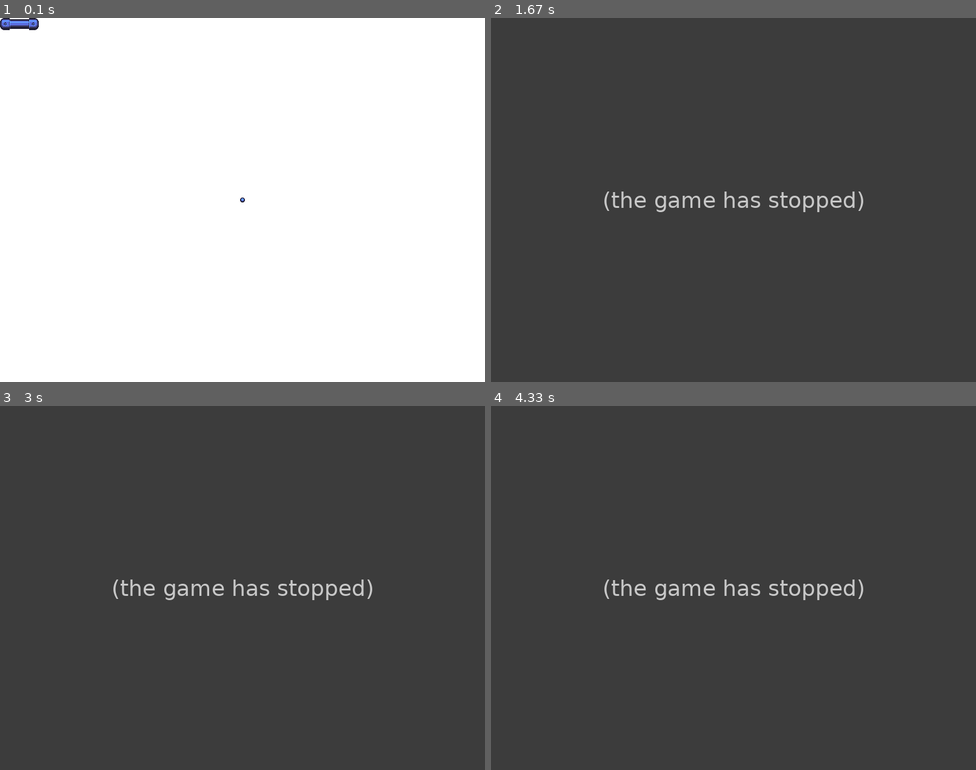
Above: before the commit, frames 1-4 (two rows, left to right).
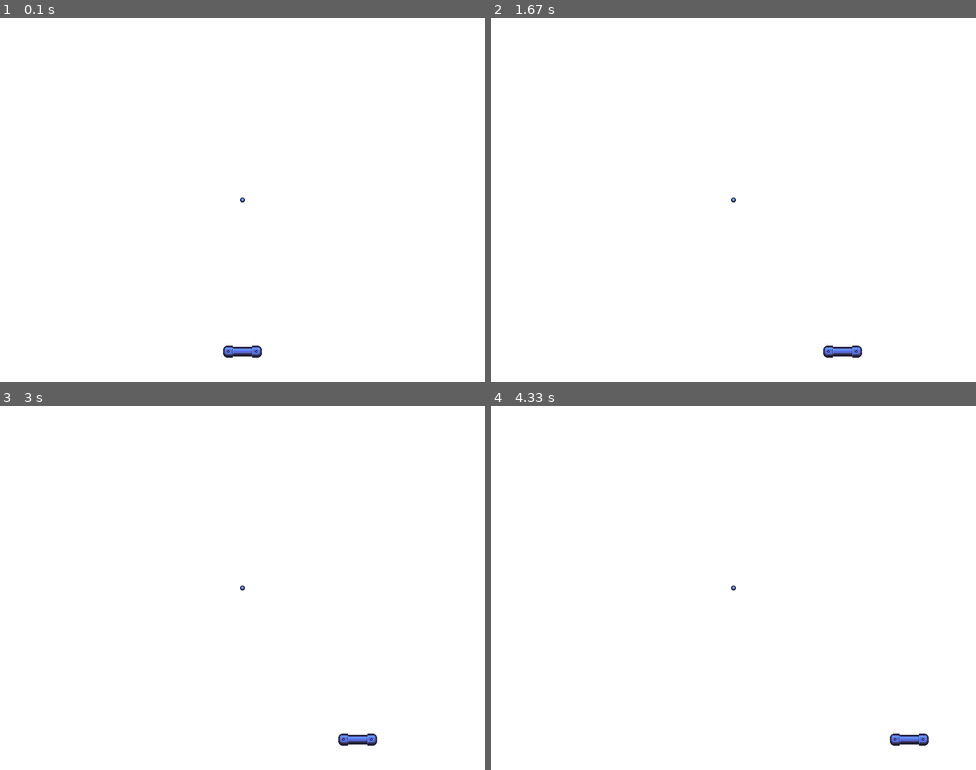
Above: after the commit, the same moments.

Repository: Kings-Crew/Gruppuppgift_pygame_projekt
Game: pygame game, started from main.py
The game is run twice, just before and just after one commit, with the same random seed, the same clock (stepped at 60 frames per second) and the same inputs.
Inputs:
- Up to frame 1 (0.1 s): no input
- Up to frame 2 (1.67 s): hold Right 0.33-0.8 s; hold Right 0.83-1.3 s; hold Left from 1.33 s (still down)
- Up to frame 3 (3 s): release Left at 1.87 s; hold Left 1.9-2.3 s; hold Right 2.33-2.97 s
- Up to frame 4 (4.33 s): hold Left 3-3.47 s; hold Right 3.5-3.97 s; hold Right from 4 s (still down)

The runs differ from the first frame. In frame 1, 0.5% of the frame differs, in the area x 0-54%, y 0-94%; in frame 2, 100%, in the area x 0-100%, y 0-100%; in frame 3, 100%; in frame 4, 100%.
Error before the commit: AttributeError: 'board' object has no attribute 'Right' (main.py line 46); the game stopped at 0.33 s (later frames are placeholders)

Commit message:
lade till board move functions osv

Diff:
--- a/main.py
+++ b/main.py
@@ -22,7 +22,23 @@
         pygame.sprite.Sprite.__init__(self)
         self.image = pygame.image.load(os.path.join(img_folder, 'breakout_piece_blue.png')).convert_alpha()
         self.rect = self.image.get_rect()#skapar en rect runt image
-        speed = 10
+        self.y_pos = HEIGHT -50
+        self.x_pos = WIDTH /2
+        self.rect.center = (self.x_pos, self.y_pos)
+        self.direction = 0
+        self.speed = 10
+    def update(self):
+        if self.x_pos < 32:
+            self.x_pos = 32
+        if self.x_pos > WIDTH -32:
+            self.x_pos = WIDTH -32
+        self.rect.center = (self.x_pos,self.y_pos)
+    def move_left(self):
+        self.x_pos -= self.speed
+        self.direction = -1
+    def move_right(self):
+        self.x_pos += self.speed
+        self.direction = 1
 
 
 class ball(pygame.sprite.Sprite):
@@ -41,12 +57,7 @@
 ball = ball()
 all_sprites.add(board,ball)#instanser av sprite classes, läggs i en gemensam group för att enkelt kunna hantera fler sprites samtidigt
 
-def handle_keys():
-    key = pygame.key.get_pressed()
-    if key[pygame.K_RIGHT]and board.Right < WIDTH:
-        board.Right = board.speed
-    elif key[pygame.K_LEFT] and board.Left > 0:
-        board.Left -= board.speed
+
 
 class Main:
     pass
@@ -59,9 +70,12 @@
                 if event.type == pygame.QUIT:
                     running = False
 
+            key = pygame.key.get_pressed()
+            if key[pygame.K_LEFT]:
+                board.move_left()
+            if key[pygame.K_RIGHT]:
+                board.move_right()
 
-
-            handle_keys()#just nu ej fungerande, håller på med att fixa det
             all_sprites.update()#uppdaterar alla sprites som är i sprite.group()
             draw_window()#gör bakgrunden vit
             all_sprites.draw(screen)#printar/ritar ut alla sprites i sprite.group()
